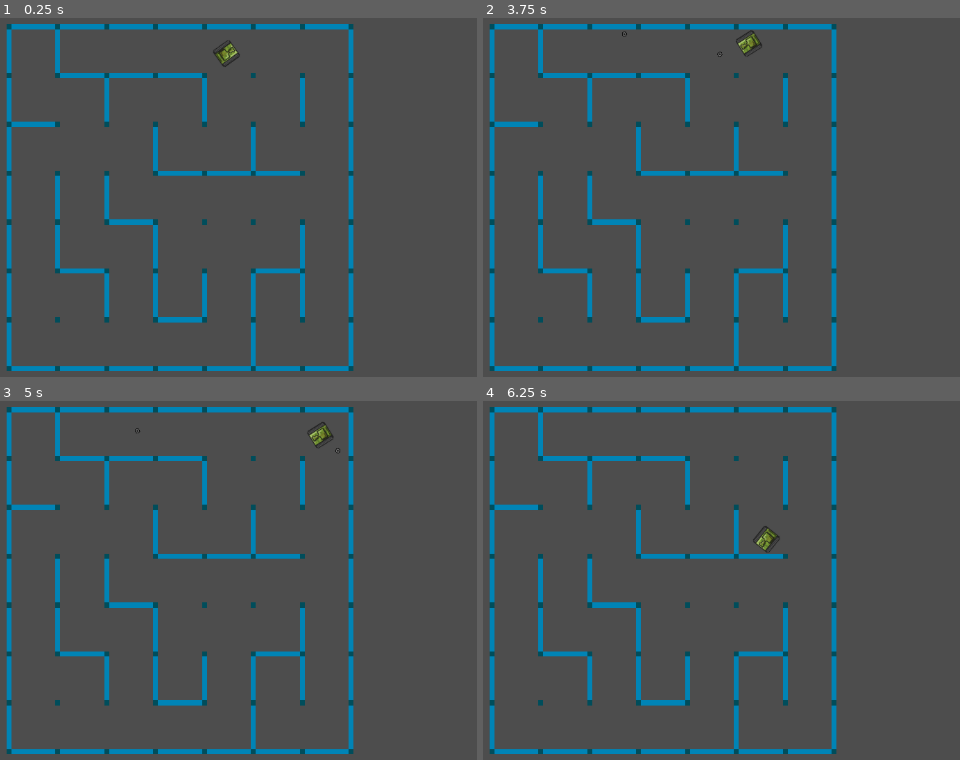
Above: before the commit, frames 1-4 (two rows, left to right).
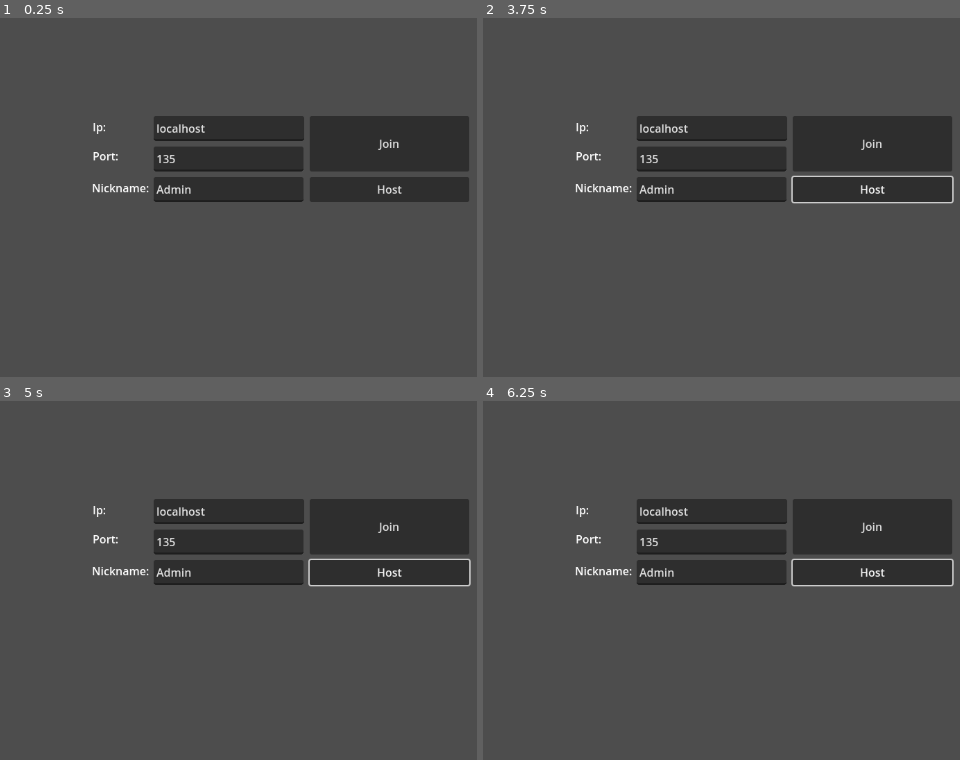
Above: after the commit, the same moments.

Repository: AndrasteCries/TankMaze
Game: Godot game, scene res://scenes/MainMenu.tscn
The game is run twice, just before and just after one commit, with the same random seed, the same clock (stepped at 60 frames per second) and the same inputs. Before the commit the project starts from res://scenes/Game.tscn.
Inputs (mouse positions are in pixels of both pictures, inside the frame that each line leads up to):
- Up to frame 1 (0.25 s): no input
- Up to frame 2 (3.75 s): click (874, 143) at 0.5 s, where only the run after the commit has a clickable "Join"; click (874, 190) at 1.25 s, where only the run after the commit has a clickable "Host"; move the mouse to (outside the picture) at 2.02 s; hold A (A) 2.03-2.78 s; tap D (D) at 2.3, 2.85 s; move the mouse to (635, 186) at 2.77 s; click (635, 186) at 3.05 s; move the mouse to (874, 64) at 3.52 s; hold S (S) from 3.53 s (still down); click (874, 64) at 3.6 s
- Up to frame 3 (5 s): move the mouse to (271, 634) at 4.27 s; release S (S) at 4.28 s; tap S (S) at 4.35 s; tap W (W) at 4.55 s
- Up to frame 4 (6.25 s): move the mouse to (outside the picture) at 5.02 s; hold W (W) 5.03-5.78 s; tap A (A) at 5.3, 5.85 s; move the mouse to (554, 476) at 5.77 s; tap D (D) at 6.05 s

The runs differ from the first frame. In frame 1, 22% of the frame differs, in the area x 1-99%, y 1-99%; in frame 2, 23%; in frame 3, 23%; in frame 4, 23%.
Error after the commit: Attempt to call function 'hide' in base 'null instance' on a null instance. (res://scripts/Menu_UI.gd:8)

Commit message:
menu

Diff:
--- /dev/null
+++ b/my_theme.tres
@@ -0,0 +1,4 @@
+[gd_resource type="Theme" format=3 uid="uid://bwjlw4jtemme8"]
+
+[resource]
+Button/styles/disabled = null
--- a/project.godot
+++ b/project.godot
@@ -11,13 +11,14 @@
 [application]
 
 config/name="MazeTank"
-run/main_scene="res://scenes/Game.tscn"
+run/main_scene="res://scenes/MainMenu.tscn"
 config/features=PackedStringArray("4.1", "Forward Plus")
 config/icon="res://icon.svg"
 
 [autoload]
 
 EventBus="*res://scripts/Event_bus.gd"
+Lobby="*res://scripts/lobby.gd"
 
 [debug]
 
--- a/scenes/Bullet.tscn
+++ b/scenes/Bullet.tscn
@@ -23,4 +23,9 @@
 one_shot = true
 autostart = true
 
+[node name="BulletArea" type="Area2D" parent="."]
+
+[node name="CollisionShape2D" type="CollisionShape2D" parent="BulletArea"]
+shape = SubResource("CircleShape2D_f5a8i")
+
 [connection signal="timeout" from="Timer" to="." method="_on_timer_timeout"]
--- /dev/null
+++ b/scenes/MainMenu.tscn
@@ -0,0 +1,310 @@
+[gd_scene load_steps=5 format=3 uid="uid://dcbvfjoxausfa"]
+
+[ext_resource type="Script" path="res://scripts/MainMenu.gd" id="1_cc0lq"]
+[ext_resource type="Script" path="res://scripts/Menu_UI.gd" id="2_8qli8"]
+[ext_resource type="Theme" uid="uid://bwjlw4jtemme8" path="res://my_theme.tres" id="3_876id"]
+
+[sub_resource type="Theme" id="Theme_8m5iv"]
+Button/colors/font_color = Color(0.709804, 0.976471, 0, 1)
+
+[node name="MainMenu" type="Node2D"]
+script = ExtResource("1_cc0lq")
+
+[node name="MultiplayerSpawner" type="MultiplayerSpawner" parent="."]
+_spawnable_scenes = PackedStringArray("res://scenes/Player.tscn", "res://scenes/Bullet.tscn")
+spawn_path = NodePath("..")
+
+[node name="UI" type="Control" parent="."]
+layout_mode = 3
+anchors_preset = 0
+offset_right = 1152.0
+offset_bottom = 648.0
+size_flags_horizontal = 4
+size_flags_vertical = 4
+script = ExtResource("2_8qli8")
+metadata/_edit_lock_ = true
+
+[node name="Menu" type="Control" parent="UI"]
+layout_mode = 1
+anchors_preset = 15
+anchor_right = 1.0
+anchor_bottom = 1.0
+grow_horizontal = 2
+grow_vertical = 2
+metadata/_edit_lock_ = true
+
+[node name="Join" type="Button" parent="UI/Menu"]
+layout_mode = 2
+anchor_left = 0.210069
+anchor_top = 0.37963
+anchor_right = 0.210069
+anchor_bottom = 0.37963
+offset_left = 330.0
+offset_top = 11.0
+offset_right = 560.0
+offset_bottom = 91.0
+grow_horizontal = 2
+grow_vertical = 2
+size_flags_horizontal = 4
+size_flags_vertical = 4
+theme = ExtResource("3_876id")
+text = "Join
+"
+
+[node name="Host" type="Button" parent="UI/Menu"]
+layout_mode = 2
+anchor_left = 0.210069
+anchor_top = 0.37963
+anchor_right = 0.210069
+anchor_bottom = 0.37963
+offset_left = 330.0
+offset_top = 99.0
+offset_right = 560.0
+offset_bottom = 135.0
+grow_horizontal = 2
+grow_vertical = 2
+size_flags_horizontal = 4
+size_flags_vertical = 4
+text = "Host
+"
+
+[node name="NickLabel" type="Label" parent="UI/Menu"]
+layout_mode = 2
+anchor_left = 0.210069
+anchor_top = 0.37963
+anchor_right = 0.210069
+anchor_bottom = 0.37963
+offset_left = 16.0
+offset_top = 103.0
+offset_right = 323.0
+offset_bottom = 129.0
+grow_horizontal = 2
+grow_vertical = 2
+text = "Nickname:"
+
+[node name="Nickname" type="TextEdit" parent="UI/Menu/NickLabel"]
+layout_mode = 1
+anchors_preset = 15
+anchor_right = 1.0
+anchor_bottom = 1.0
+offset_left = 89.0
+offset_top = -4.0
+offset_right = -2.0
+offset_bottom = 6.0
+grow_horizontal = 2
+grow_vertical = 2
+text = "Admin"
+
+[node name="IpLabel" type="Label" parent="UI/Menu"]
+layout_mode = 2
+anchor_left = 0.210069
+anchor_top = 0.37963
+anchor_right = 0.210069
+anchor_bottom = 0.37963
+offset_left = 17.0
+offset_top = 15.0
+offset_right = 324.0
+offset_bottom = 41.0
+grow_horizontal = 2
+grow_vertical = 2
+text = "Ip:"
+
+[node name="IP" type="TextEdit" parent="UI/Menu/IpLabel"]
+layout_mode = 1
+anchors_preset = 15
+anchor_right = 1.0
+anchor_bottom = 1.0
+offset_left = 88.0
+offset_top = -4.0
+offset_right = -2.0
+offset_bottom = 6.0
+grow_horizontal = 2
+grow_vertical = 2
+text = "localhost"
+
+[node name="PortLabel" type="Label" parent="UI/Menu"]
+layout_mode = 2
+anchor_left = 0.210069
+anchor_top = 0.37963
+anchor_right = 0.210069
+anchor_bottom = 0.37963
+offset_left = 17.0
+offset_top = 57.0
+offset_right = 320.0
+offset_bottom = 83.0
+grow_horizontal = 2
+grow_vertical = 2
+text = "Port:"
+
+[node name="Port" type="TextEdit" parent="UI/Menu/PortLabel"]
+layout_mode = 1
+anchors_preset = 15
+anchor_right = 1.0
+anchor_bottom = 1.0
+offset_left = 88.0
+offset_top = -2.0
+offset_right = 1.0
+offset_bottom = 8.0
+grow_horizontal = 2
+grow_vertical = 2
+text = "135"
+
+[node name="Party" type="Panel" parent="UI"]
+visible = false
+layout_mode = 1
+anchors_preset = 8
+anchor_left = 0.5
+anchor_top = 0.5
+anchor_right = 0.5
+anchor_bottom = 0.5
+offset_left = -300.0
+offset_top = -200.0
+offset_right = 300.0
+offset_bottom = 200.0
+grow_horizontal = 2
+grow_vertical = 2
+
+[node name="AdminPanel" type="Panel" parent="UI/Party"]
+layout_mode = 1
+anchors_preset = 6
+anchor_left = 1.0
+anchor_top = 0.5
+anchor_right = 1.0
+anchor_bottom = 0.5
+offset_left = -214.0
+offset_top = -172.0
+offset_right = -7.0
+offset_bottom = 194.0
+grow_horizontal = 0
+grow_vertical = 2
+
+[node name="AdminSettings" type="Label" parent="UI/Party/AdminPanel"]
+layout_mode = 2
+offset_left = 50.0
+offset_top = -26.0
+offset_right = 166.0
+size_flags_horizontal = 8
+size_flags_vertical = 8
+text = "Admin settings"
+
+[node name="Seed" type="Label" parent="UI/Party/AdminPanel"]
+layout_mode = 2
+offset_left = 13.5
+offset_top = 140.0
+offset_right = 226.5
+offset_bottom = 166.0
+text = "Seed
+"
+
+[node name="CheckButton" type="CheckButton" parent="UI/Party/AdminPanel"]
+layout_mode = 2
+offset_left = 7.5
+offset_top = 172.0
+offset_right = 117.5
+offset_bottom = 203.0
+text = "random"
+
+[node name="Seed2" type="LineEdit" parent="UI/Party/AdminPanel"]
+layout_mode = 0
+offset_left = 61.0
+offset_top = 136.0
+offset_right = 198.0
+offset_bottom = 167.0
+
+[node name="StartGame" type="Button" parent="UI/Party/AdminPanel"]
+layout_mode = 1
+anchors_preset = 7
+anchor_left = 0.5
+anchor_top = 1.0
+anchor_right = 0.5
+anchor_bottom = 1.0
+offset_left = -46.5
+offset_top = -98.0
+offset_right = 46.5
+offset_bottom = -67.0
+grow_horizontal = 2
+grow_vertical = 0
+theme = SubResource("Theme_8m5iv")
+text = "Start game"
+
+[node name="Width" type="Label" parent="UI/Party/AdminPanel"]
+layout_mode = 0
+offset_left = 10.0
+offset_top = 12.0
+offset_right = 57.0
+offset_bottom = 64.0
+text = "Width
+
+"
+
+[node name="Width2" type="LineEdit" parent="UI/Party/AdminPanel"]
+layout_mode = 0
+offset_left = 80.0
+offset_top = 8.0
+offset_right = 195.0
+offset_bottom = 39.0
+text = "10"
+
+[node name="Height" type="Label" parent="UI/Party/AdminPanel"]
+layout_mode = 2
+offset_left = 10.0
+offset_top = 50.0
+offset_right = 62.0
+offset_bottom = 76.0
+text = "Height
+"
+
+[node name="Height2" type="LineEdit" parent="UI/Party/AdminPanel"]
+layout_mode = 2
+offset_left = 80.0
+offset_top = 45.0
+offset_right = 195.0
+offset_bottom = 76.0
+text = "10"
+
+[node name="Players2" type="Panel" parent="UI/Party"]
+layout_mode = 1
+anchors_preset = 15
+anchor_right = 1.0
+anchor_bottom = 1.0
+offset_left = 7.0
+offset_top = 29.0
+offset_right = -224.0
+offset_bottom = -6.0
+grow_horizontal = 2
+grow_vertical = 2
+
+[node name="Players" type="Label" parent="UI/Party/Players2"]
+layout_mode = 1
+offset_left = 158.0
+offset_top = -29.0
+offset_right = 215.0
+offset_bottom = -3.0
+size_flags_horizontal = 4
+text = "Players"
+
+[node name="PlayersList" type="ItemList" parent="UI/Party/Players2"]
+layout_mode = 1
+anchors_preset = 15
+anchor_right = 1.0
+anchor_bottom = 1.0
+grow_horizontal = 2
+grow_vertical = 2
+
+[node name="Exit" type="Button" parent="UI/Party"]
+layout_mode = 0
+offset_left = 572.0
+offset_top = 4.0
+offset_right = 592.0
+offset_bottom = 24.0
+theme_override_font_sizes/font_size = 2
+text = "X"
+
+[connection signal="player_connected" from="." to="UI" method="_on_main_menu_player_connected"]
+[connection signal="player_disconnected" from="." to="UI" method="_on_main_menu_player_disconnected"]
+[connection signal="server_disconnected" from="." to="UI" method="_on_main_menu_server_disconnected"]
+[connection signal="server_start" from="." to="UI" method="_on_main_menu_server_start"]
+[connection signal="pressed" from="UI/Menu/Join" to="." method="_on_join_pressed"]
+[connection signal="pressed" from="UI/Menu/Host" to="." method="_on_host_pressed"]
+[connection signal="pressed" from="UI/Party/AdminPanel/StartGame" to="UI" method="_on_start_game_pressed"]
+[connection signal="pressed" from="UI/Party/Exit" to="UI" method="_on_exit_pressed"]
--- a/scenes/Player.tscn
+++ b/scenes/Player.tscn
@@ -6,6 +6,16 @@
 
 [sub_resource type="RectangleShape2D" id="RectangleShape2D_grpgv"]
 size = Vector2(84, 85)
+
+[sub_resource type="SceneReplicationConfig" id="SceneReplicationConfig_mjjt0"]
+properties/0/path = NodePath(".:position")
+properties/0/spawn = true
+properties/0/sync = true
+properties/0/watch = false
+properties/1/path = NodePath(".:rotation")
+properties/1/spawn = true
+properties/1/sync = true
+properties/1/watch = false
 
 [node name="PLayer" type="CharacterBody2D"]
 scale = Vector2(0.5, 0.5)
@@ -23,5 +33,16 @@
 shape = SubResource("RectangleShape2D_grpgv")
 
 [node name="Muzzle" type="Marker2D" parent="."]
-position = Vector2(0, -48)
+position = Vector2(0, -58)
 rotation = 3.14159
+
+[node name="MultiplayerSynchronizer" type="MultiplayerSynchronizer" parent="."]
+replication_config = SubResource("SceneReplicationConfig_mjjt0")
+
+[node name="Area2D" type="Area2D" parent="."]
+
+[node name="CollisionShape2D" type="CollisionShape2D" parent="Area2D"]
+position = Vector2(0, 1)
+shape = SubResource("RectangleShape2D_grpgv")
+
+[connection signal="area_entered" from="Area2D" to="." method="_on_area_2d_area_entered"]
--- a/scripts/Bullet.gd
+++ b/scripts/Bullet.gd
@@ -1,7 +1,7 @@
 extends CharacterBody2D
 
-var speed = 300
-#var collision: KinematicCollision2D
+var speed = 200
+
 
 func start(_position, _direction):
 	rotation = _direction
@@ -14,5 +14,4 @@
 		velocity = velocity.bounce(collision.get_normal())
 
 func _on_timer_timeout():
-	print("timeout")
 	queue_free()
--- a/scripts/Event_bus.gd
+++ b/scripts/Event_bus.gd
@@ -1,3 +1,4 @@
 extends Node
 
 signal maze_generate_finish()
+signal player_dead(id)
--- a/scripts/Game.gd
+++ b/scripts/Game.gd
@@ -5,26 +5,44 @@
 
 var _maze
 
-# Called when the node enters the scene tree for the first time.
 func _ready():
 	_maze = Generator.finish_maze()
 	spawn_maze()
-	spawn_player()
-	print("start")
+	print(Lobby.players)
+	for player in Lobby.players:
+		spawn_player(player)
+		print(player)
+	EventBus.player_dead.connect(_respawn_player)
 
 
 func _spawn_player():
 	print("spawn")
+
 
 func spawn_maze():
 	for i in range(_maze.size()):
 		for j in range(_maze[i].size()):
 			add_child(_maze[i][j])
 
-func spawn_player():
+
+func spawn_player(peer_id):
 	var player = Player.instantiate()
+	player.name = str(peer_id)
 	var x = randi_range(1, _maze[0].size() - 2)
 	var y = randi_range(1, _maze.size() - 2)
 	add_child(player)
 	player.global_position = _maze[x][y].get_spawnpoint_position()
-	player.rotation = randf_range(0, 2*PI)
+	player.rotation = randf_range(0, 2 * PI)
+
+
+func _respawn_player(peer_id):
+	self.respawn_player.rpc(peer_id)
+
+
+@rpc("any_peer")
+func respawn_player(peer_id):
+	var player = get_node(str(peer_id))
+	var x = randi_range(1, _maze[0].size() - 2)
+	var y = randi_range(1, _maze.size() - 2)
+	player.global_position = _maze[x][y].get_spawnpoint_position()
+	player.show()
--- /dev/null
+++ b/scripts/MainMenu.gd
@@ -0,0 +1,101 @@
+extends Node2D
+
+signal player_connected(peer_id, player_info)
+signal player_disconnected(peer_id)
+signal server_disconnected
+signal server_start
+
+@export var player_scene: PackedScene
+
+var NicknameEdit : TextEdit
+var Ip : TextEdit
+var Port : TextEdit
+
+
+func _ready():
+	multiplayer.peer_connected.connect(_on_player_connected)
+	multiplayer.peer_disconnected.connect(_on_player_disconnected)
+	multiplayer.connected_to_server.connect(_on_connected_ok)
+	multiplayer.connection_failed.connect(_on_connected_fail)
+	multiplayer.server_disconnected.connect(_on_server_disconnected)
+	NicknameEdit = get_node("UI/Menu/NickLabel/Nickname")
+	Ip = get_node("UI/Menu/IpLabel/IP")
+	Port = get_node("UI/Menu/PortLabel/Port")
+
+
+func _on_join_pressed():
+	var peer = ENetMultiplayerPeer.new()
+	var error = peer.create_client(Ip.text, Port.text.to_int())
+	if error:
+		return error
+	Lobby.player_info["Nickname"] = NicknameEdit.text
+	multiplayer.multiplayer_peer = peer
+	get_node("UI/Menu").hide()
+	get_node("UI/Panel").show()
+
+
+func _on_host_pressed():
+	var peer = ENetMultiplayerPeer.new()
+	var error = peer.create_server(Port.text.to_int(), 4)
+	if error:
+		return error
+	multiplayer.set_multiplayer_peer(peer)
+	Lobby.player_info["Nickname"] = NicknameEdit.text
+	Lobby.players[1] = Lobby.player_info
+	server_start.emit()
+	player_connected.emit(1, Lobby.player_info)
+
+	get_node("UI/Menu").hide()
+	get_node("UI/Panel").show()
+
+
+func remove_multiplayer_peer():
+	multiplayer.multiplayer_peer = null
+
+
+@rpc("any_peer", "call_local")
+func load_game(game_scene_path):
+	print("load")
+	get_tree().change_scene_to_file(game_scene_path)
+
+
+
+@rpc("any_peer", "call_local", "reliable")
+func player_loaded():
+	if multiplayer.is_server():
+		Lobby.players_loaded += 1
+		if Lobby.players_loaded == Lobby.players.size():
+			$/root/Game.start_game()
+			Lobby.players_loaded = 0
+
+
+func _on_player_connected(id):
+	_register_player.rpc_id(id, Lobby.player_info)
+
+
+@rpc("any_peer", "reliable")
+func _register_player(new_player_info):
+	var new_player_id = multiplayer.get_remote_sender_id()
+	Lobby.players[new_player_id] = new_player_info
+	player_connected.emit(new_player_id, new_player_info)
+
+
+func _on_connected_ok():
+	var peer_id = multiplayer.get_unique_id()
+	Lobby.players[peer_id] = Lobby.player_info
+	player_connected.emit(peer_id, Lobby.player_info)
+
+
+func _on_player_disconnected(id):
+	Lobby.players.erase(id)
+	player_disconnected.emit(id)
+
+
+func _on_connected_fail():
+	multiplayer.multiplayer_peer = null
+
+
+func _on_server_disconnected():
+	Lobby.players.clear()
+	multiplayer.multiplayer_peer = null
+	server_disconnected.emit()
--- /dev/null
+++ b/scripts/Menu_UI.gd
@@ -0,0 +1,45 @@
+extends Control
+
+var PlayerList : ItemList
+
+# Called when the node enters the scene tree for the first time.
+func _ready():
+	get_node("Menu").show()
+	get_node("Panel").hide()
+	PlayerList = get_node("Panel/Players2/PlayersList")
+
+
+func list_refresh():
+	PlayerList.clear()
+	for player in Lobby.players.values():
+		PlayerList.add_item(player.get("Nickname"))
+
+
+func _on_main_menu_player_connected(id, peer_info):
+	list_refresh()
+
+
+func _on_main_menu_player_disconnected():
+	list_refresh()
+
+
+func _on_main_menu_server_disconnected():
+	get_node("Menu").show()
+	get_node("Panel").hide()
+
+
+func _on_main_menu_server_start():
+	get_node("Menu").hide()
+	get_node("Panel").show()
+
+
+func _on_start_game_pressed():
+	owner.load_game.rpc("res://scenes/Game.tscn")
+	pass
+
+
+func _on_exit_pressed():
+	Lobby.players.clear()
+	multiplayer.multiplayer_peer = null
+	get_node("Panel").hide()
+	get_node("Menu").show()
--- a/scripts/Player.gd
+++ b/scripts/Player.gd
@@ -1,6 +1,6 @@
 extends CharacterBody2D
 
-@export var speed = 500
+@export var speed = 300
 @export var rotation_speed = 5
 @export var Bullet : PackedScene
 
@@ -8,6 +8,13 @@
 
 var steer_angle
 var rotation_direction = 0
+
+var respawn_timer = Timer.new()
+
+func _ready():
+	add_child(respawn_timer)
+	$MultiplayerSynchronizer.set_multiplayer_authority(str(name).to_int())
+
 
 func get_input(_delta):
 	var turn = 0
@@ -23,13 +30,29 @@
 		velocity = Vector2(0, speed).rotated(rotation)
 
 	if Input.is_action_just_released("LMB"):
-		shoot()
+		self.shoot.rpc()
 
+
+@rpc("any_peer","call_local")
 func shoot():
 	var b = Bullet.instantiate()
 	World.add_child(b)
 	b.start($Muzzle.global_position, rotation)
 
+
 func _physics_process(delta):
-	move_and_slide()
-	get_input(delta)
+	if $MultiplayerSynchronizer.get_multiplayer_authority() == multiplayer.get_unique_id():
+		move_and_slide()
+		get_input(delta)
+
+
+
+func _on_area_2d_area_entered(area):
+	if area.name == "BulletArea":
+		area.get_parent().queue_free()
+		self.hide()
+		respawn_timer.wait_time = 1.5
+		respawn_timer.start()
+		await respawn_timer.timeout
+		EventBus.player_dead.emit(self.name)
+	pass
--- /dev/null
+++ b/scripts/lobby.gd
@@ -0,0 +1,5 @@
+extends Node2D
+
+var players = {}
+var player_info = {"Nickname": "Player"}
+var players_loaded = 0
--- a/scripts/wall.gd
+++ b/scripts/wall.gd
@@ -8,23 +8,25 @@
 func _ready():
 	pass
 
+
 func init(x, y):
 	pos.x = x
 	pos.y = y
 	position = pos * 100
 
-func _process(delta):
-	pass
 
 func destroy_left_wall():
 	get_node("LeftWallShape").queue_free()
 
+
 func destroy_bottom_wall():
 	get_node("BottomWallShape").queue_free()
+
 
 func destroy_collumn_wall():
 	print("cogasreogihsrtahbmistor")
 	get_node("CollumnShape").queue_free()
 
+
 func get_spawnpoint_position():
 	return get_node("SpawnPoint").global_position
Not shown: 1 places in scenes/Player.tscn that only renumber resources
Not shown, added: MazeTank.console.exe
Not shown, added: MazeTank.exe
Not shown, added: MazeTank.pck
Not shown, added: Tank2d.zip
